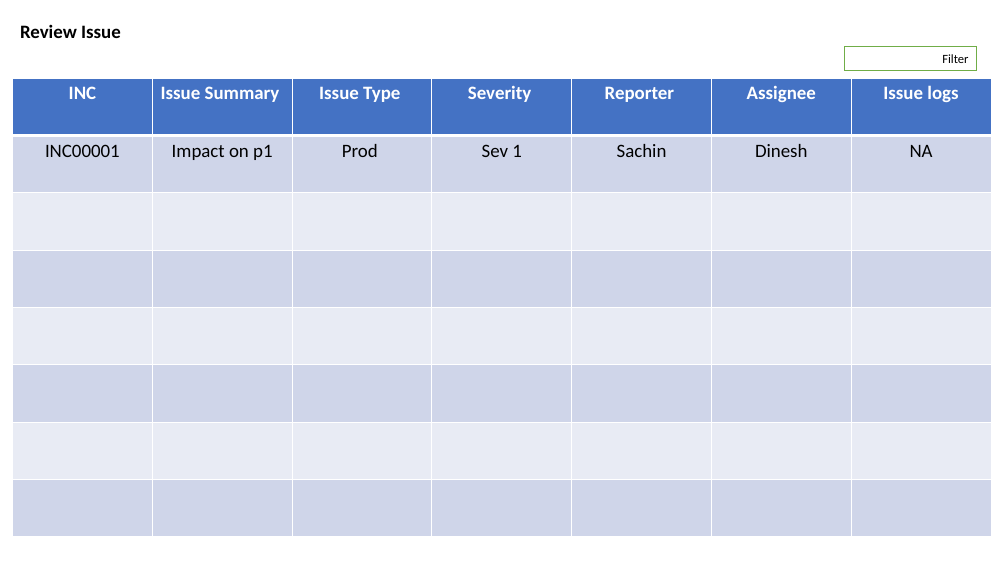
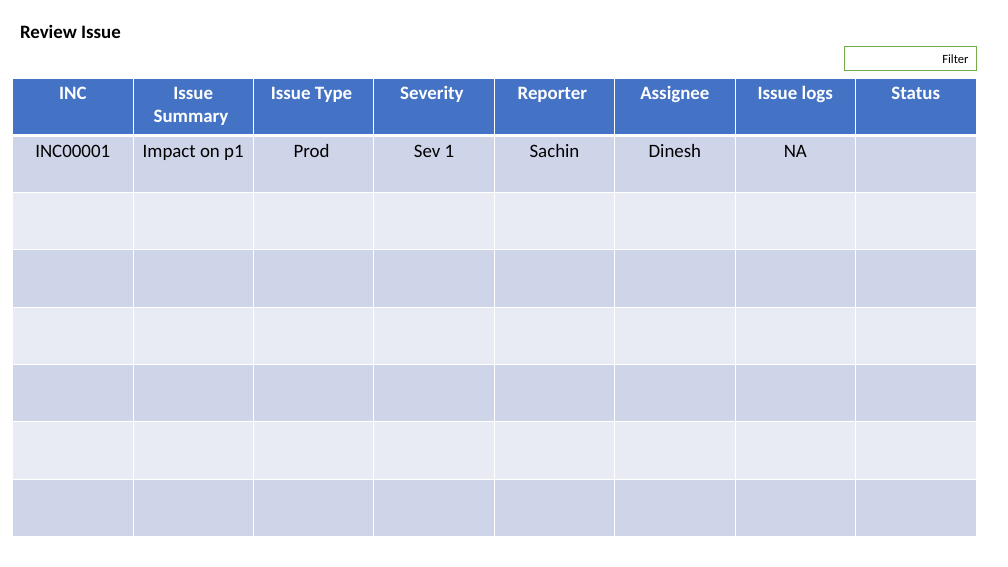
Before and after one commit to pallavipawar1234/DefectDashboard, a slide deck: slide 8 of DefectDashboard.pptx (slide 6 before the commit). Drawn at 1008x567 pixels with LibreOffice and Linux fonts; fonts in the diff are those of the drawing. Boxes give left, top, right and bottom in pixels: in the first picture for what was removed or moved away, otherwise in the second. Text is boxed around its words. In the diff, an @@ line names an element or a change of style, - is before the commit and + after.

```diff
--- a/DefectDashboard.pptx
+++ b/DefectDashboard.pptx
@@ table at (13,78,975,537) @@
+column 8: Status |  |  |  |  |  |  | 
@@ table: place and size @@
-table at (13,78,992,537)
+table at (13,78,975,537)
```
Also in this commit, not shown: 2 other slides changed, 1 other file.
